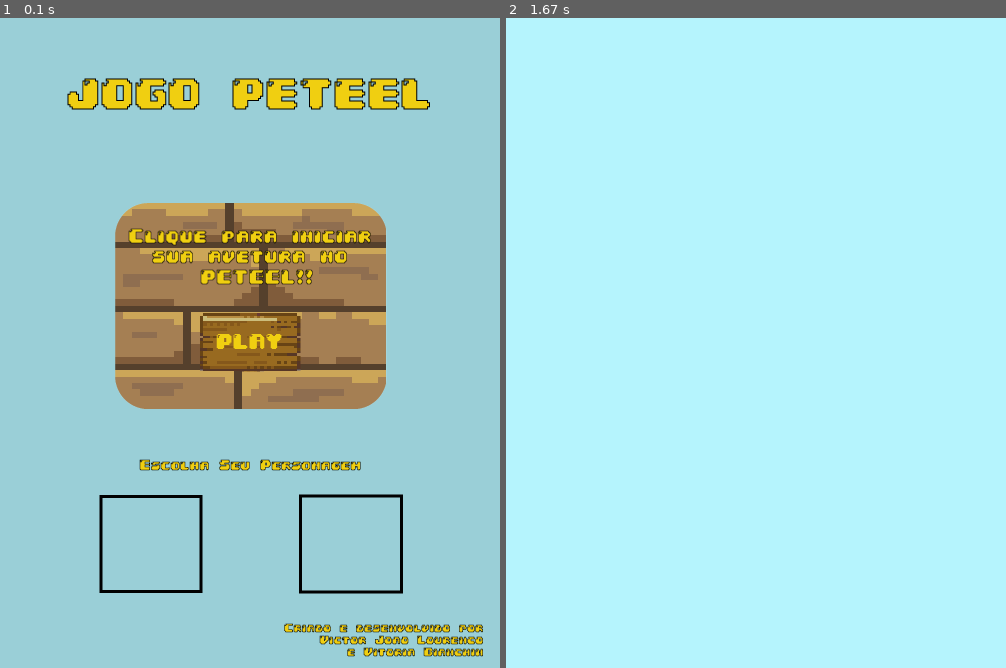
Above: before the commit, frames 1-2 (left to right).
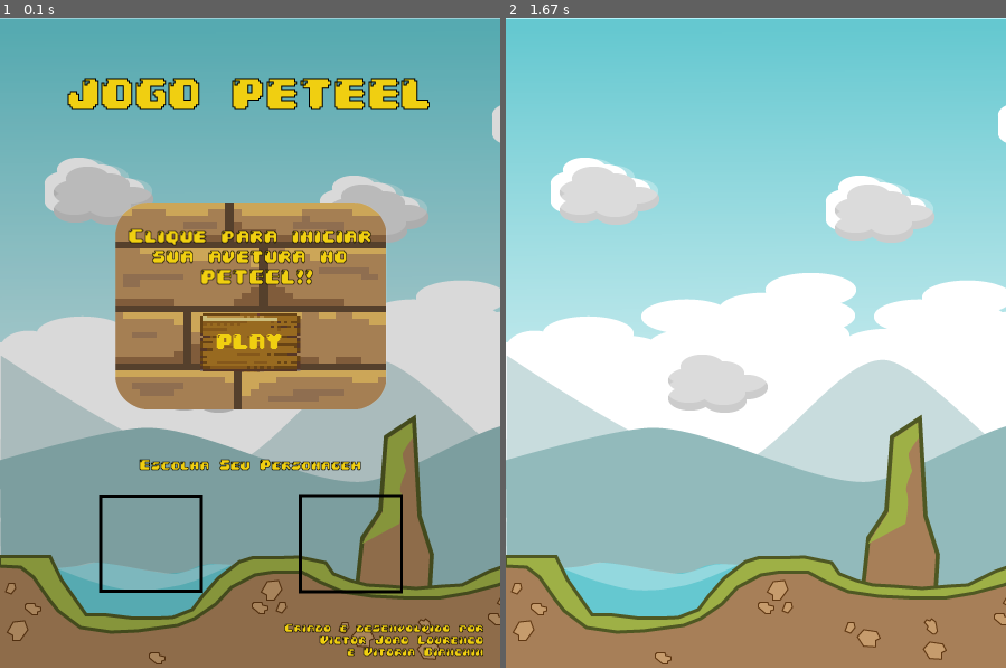
Above: after the commit, the same moments.

Repository: Victor-J-L/JOGO-PETEEL
Game: pygame game, started from esqueleto.py
Same seed, same stepped clock (60 frames per second), same inputs: the game is played once before the commit and once after it.
Inputs (mouse positions are in pixels of both pictures, inside the frame that each line leads up to):
- Up to frame 1 (0.1 s): no input
- Up to frame 2 (1.67 s): click (756, 343) at 0.38 s

The runs differ from the first frame. In frame 1, 73% of the frame differs, in the area x 0-100%, y 0-100%; in frame 2, 95%.

Commit message:
Alteraçoes no Fundo

Diff:
--- a/esqueleto.py
+++ b/esqueleto.py
@@ -27,6 +27,7 @@
     sp_paginicial.rect = pag_inicial.get_rect()
     sp_paginicial.rect.top = -26
     sp_paginicial.rect.left = -16
+
     botaoplay = pygame.image.load("Imagens/Página inicial/play.png")
     sp_play = pygame.sprite.Sprite()
     sp_play.botaoplay = botaoplay
@@ -35,6 +36,9 @@
     sp_play.rect.bottom = 391
     sp_play.rect.left = 199
     sp_play.rect.right = 301
+
+    fundo = pygame.image.load("Imagens/Backgroundalternativo.png")
+
 
     sair = False
     while sair != True:
@@ -53,9 +57,10 @@
                 sp_play.rect.left = 800
 
 
-
+        tela.blit(fundo, (0,0))
         tela.blit(sp_paginicial.pag_inicial, sp_paginicial.rect)
         tela.blit(sp_play.botaoplay, sp_play.rect)
+
 
         pygame.display.update()
     pygame.quit()
Binary file added: Imagens/Backgroundalternativo.png
Binary file removed: Imagens/background.png
